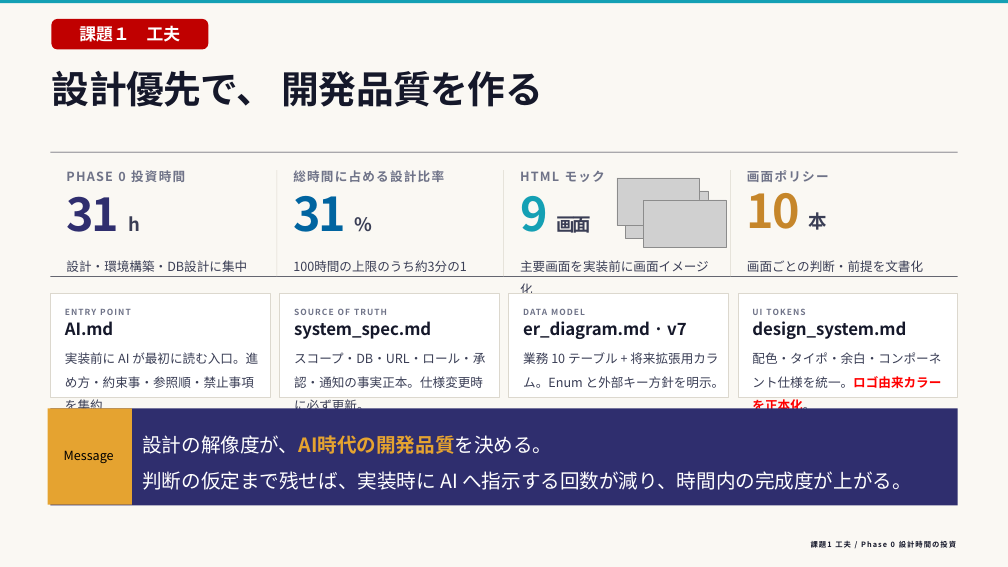
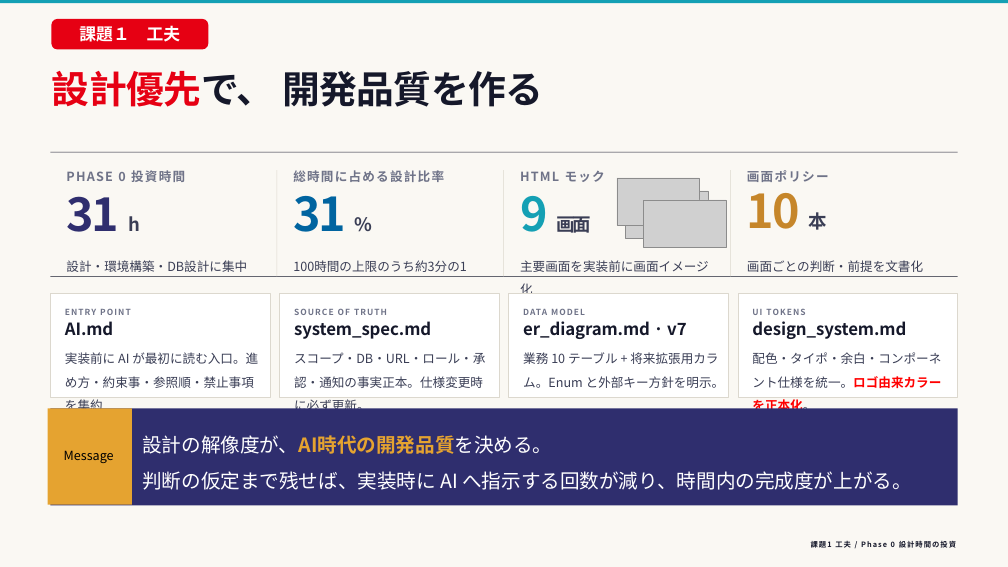
Before and after one commit to toutetu/ProjNexus_continue, a slide deck: slide 7 of materials/presentation_drafts/presentation_高橋朋子.pptx. Drawn at 1008x567 pixels with LibreOffice and Linux fonts; fonts in the diff are those of the drawing; grey boxes stand for pictures. Boxes give left, top, right and bottom in pixels: in the first picture for what was removed or moved away, otherwise in the second. Text is boxed around its words. In the diff, an @@ line names an element or a change of style, - is before the commit and + after.

```diff
--- a/materials/presentation_drafts/presentation_高橋朋子.pptx
+++ b/materials/presentation_drafts/presentation_高橋朋子.pptx
@@ rounded rectangle "課題１ 工夫" at [51,19,208,50]: fill #C00000 to #E60013 @@
@@ text "設計優先で、 開発品質を作る" at [52,71,543,107]: text colour #15182A to #E60013 in "設計優先で、" @@
```
Also in this commit, not shown: 12 other slides changed, 5 other files.
